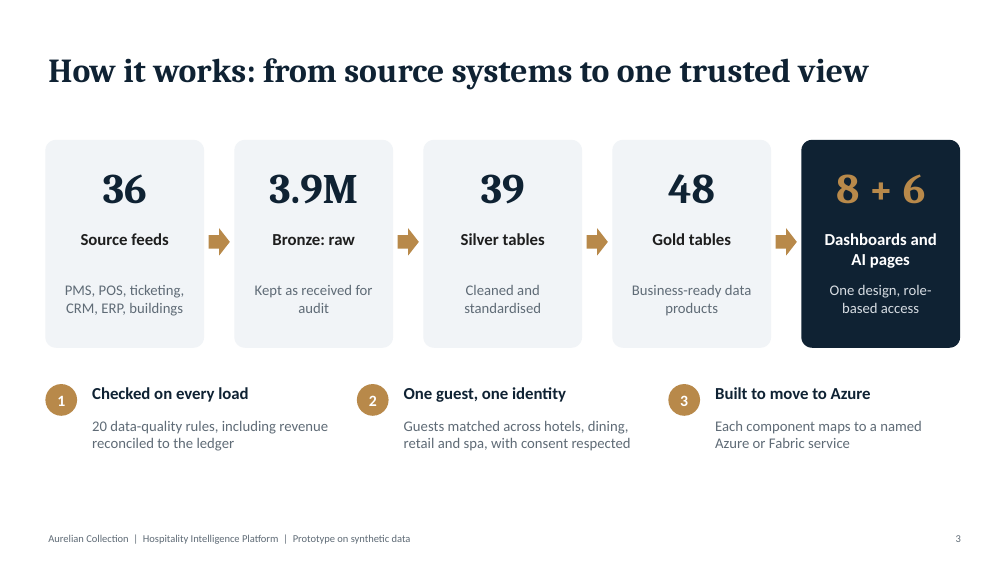
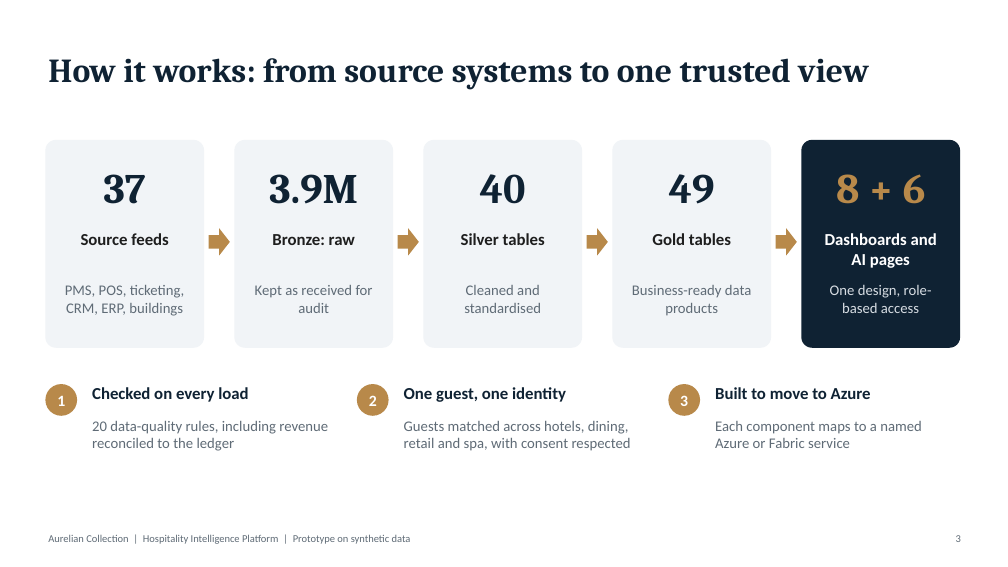
Before and after one commit to nestrenny/hotelchain, a slide deck: slide 3 of docs/Leadership Briefing.pptx. Drawn at 1008x567 pixels with LibreOffice and Linux fonts; fonts in the diff are those of the drawing. Boxes give left, top, right and bottom in pixels: in the first picture for what was removed or moved away, otherwise in the second. Text is boxed around its words. In the diff, an @@ line names an element or a change of style, - is before the commit and + after.

```diff
--- a/docs/Leadership Briefing.pptx
+++ b/docs/Leadership Briefing.pptx
@@ text at (104,174,146,204): text changed @@
-36
+37
@@ text at (480,174,526,204): text changed @@
-39
+40
@@ text at (669,174,715,204): text changed @@
-48
+49
```
Also in this commit, not shown: 12 other slides changed, 1 slide added, 11 other files.
